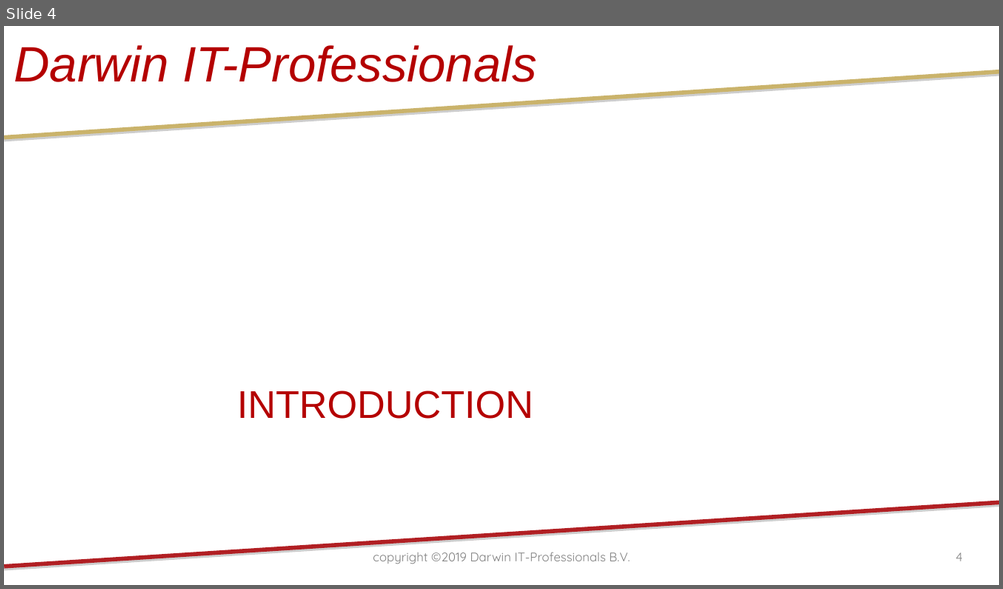
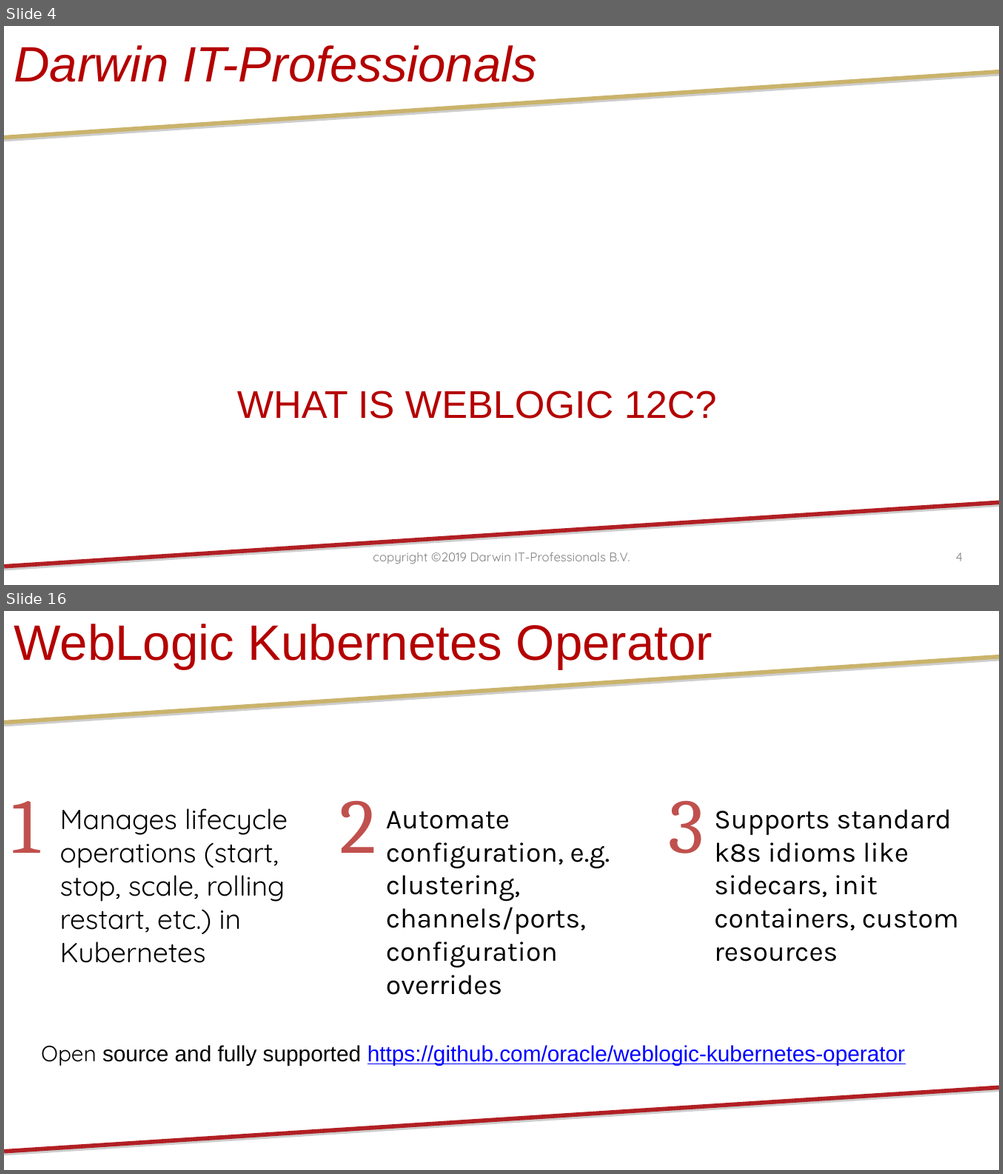
Before and after one commit to darwin-it/weblogic-operator-medrec-admin, a slide deck: doc/ppt/20191003-Kubernetes Managed Weblogic Revival.pptx. Shown one above the other, each under a label of ours: slide 4 before the commit, slides 4 and 16 after it; the slides between them are not shown. The pictures are 1003x589 and 1003x1174 pixels, drawn with LibreOffice and Linux fonts; fonts in the diff are those of the drawing; background and template pictures are left out. Boxes give left, top, right and bottom in pixels: in the first picture for what was removed or moved away, otherwise in the second. Text is boxed around its words. In the diff, an @@ line names an element or a change of style, - is before the commit and + after.

```diff
--- a/doc/ppt/20191003-Kubernetes Managed Weblogic Revival.pptx
+++ b/doc/ppt/20191003-Kubernetes Managed Weblogic Revival.pptx
@@ slide 16 added at [4,611,999,1170], background #FFFFFF; not listed: 2 template elements that a slide beside it also shows @@
@@ title added at [14,624,712,669], 36 pt, text #B40000 @@
+WebLogic Kubernetes Operator
@@ text added at [11,801,40,853], 56.1 pt, text #C0504D @@
+1
@@ text added at [60,809,287,963], 20 pt, text #000000 @@
+Manages lifecycle operations (start, stop, scale, rolling restart, etc.) in Kubernetes
@@ text added at [340,800,376,853], 56.1 pt, text #C0504D @@
+2
@@ text added at [668,800,703,854], 56.1 pt, text #C0504D @@
+3
@@ text added at [714,809,959,962], 20 pt, text #000000 @@
+Supports standard k8s idioms like sidecars, init containers, custom resources
@@ text added at [386,811,610,995], 20 pt, text #000000 @@
+Automate configuration, e.g. clustering, channels/ports, configuration overrides
@@ text added at [41,1045,905,1066], 16 pt, text #0000FF, underline @@
+Open source and fully supported https://github.com/oracle/weblogic-kubernetes-operator
@@ slide 4 changed as well @@
@@ title at [237,391,717,419]: text changed @@
-INTRODUCTION
+WHAT IS WEBLOGIC 12C?
```
Also in this commit, not shown: 3 other slides changed, 46 other slides added, 1 other file.
